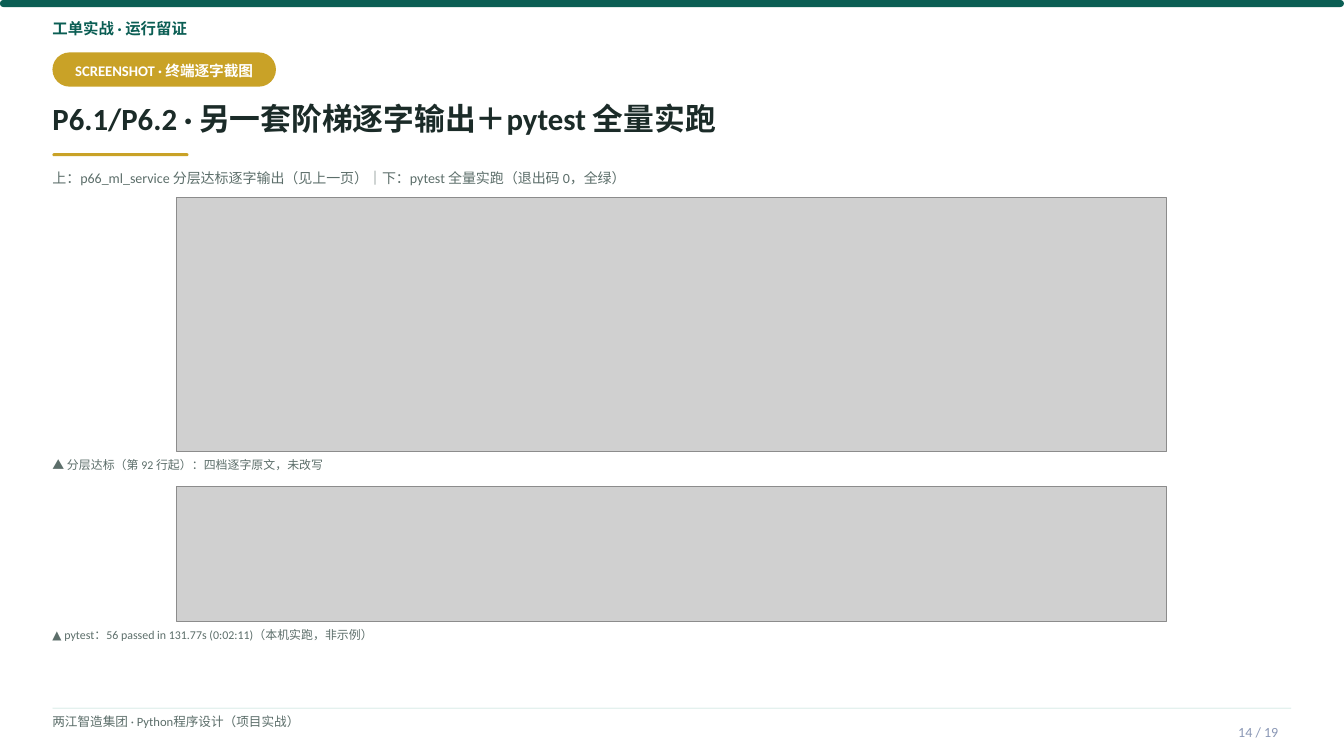
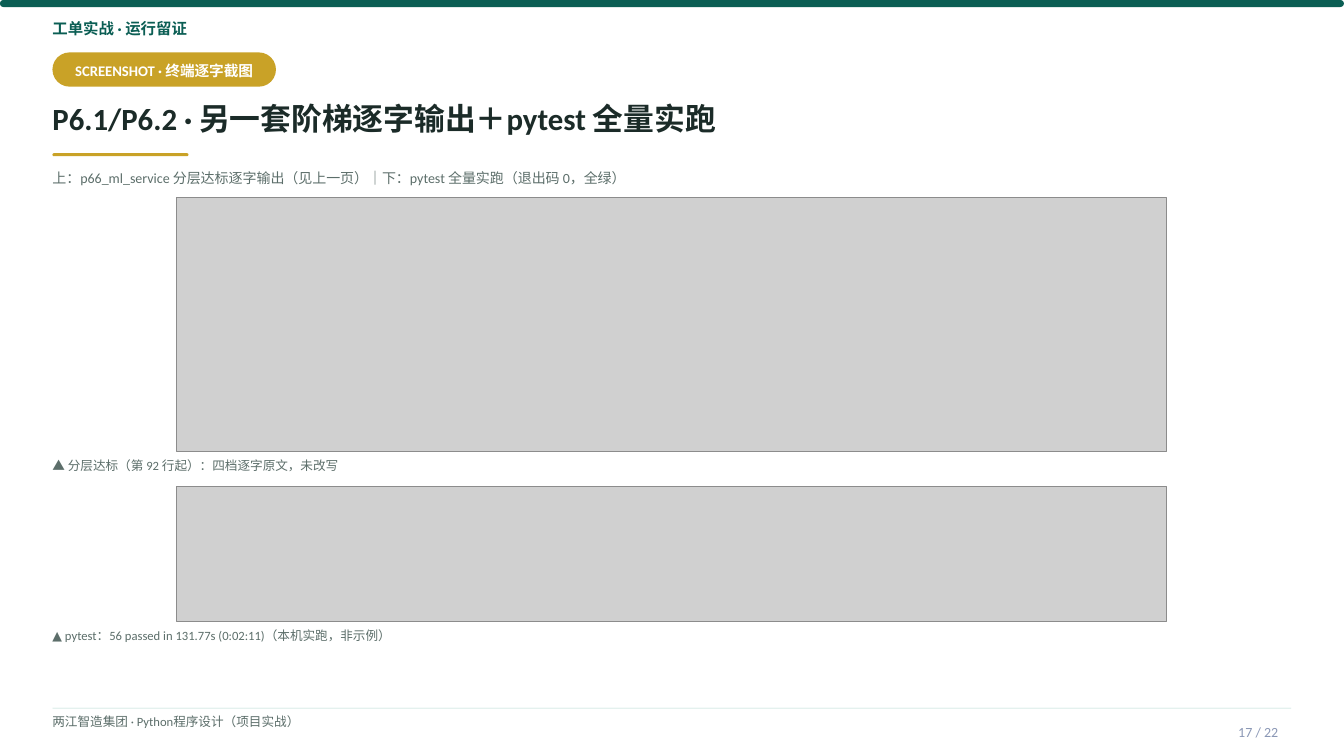
Before and after one commit to tianqiongenze/ai-course-teaching-resources, a slide deck: slide 17 of 03-Python程序设计-项目实战/V2授课PPT/W08-第16次课-把模型部署到产线边缘.pptx (slide 14 before the commit). Drawn at 1344x756 pixels with LibreOffice and Linux fonts; fonts in the diff are those of the drawing; grey boxes stand for pictures. Boxes give left, top, right and bottom in pixels: in the first picture for what was removed or moved away, otherwise in the second. Text is boxed around its words. In the diff, an @@ line names an element or a change of style, - is before the commit and + after.

Commit message:
feat(101): 100号报告P1/P2/P3优化方案全量执行
- P1-1: 32个精简deck注入知识速览卡+下次课预告(+64页, 逐字摘自同周完整deck)
- P1-2: 01课8个deck补重难点导航(+16页)
- P1-3: 9个高负荷页拆分(动态切点v2, 档位完整性断言0异常)
- P2: 正文<9pt升9pt(663 run, 0回退) + 冗余后缀裁剪
- P3: gate101五道门禁上线(语法/重症溢出/高负荷/乱码/check99), 终态全绿

```diff
--- a/03-Python程序设计-项目实战/V2授课PPT/W08-第16次课-把模型部署到产线边缘.pptx
+++ b/03-Python程序设计-项目实战/V2授课PPT/W08-第16次课-把模型部署到产线边缘.pptx
@@ text "▲ 分层达标（第 92 行起）：四档逐字原文，未改写" at bbox=[68, 459, 338, 471]: size 8.5 to 9 pt @@
@@ text "▲ pytest：56 passed in 131.77s ..." at bbox=[65, 630, 390, 642]: size 8.5 to 9 pt @@
@@ text at bbox=[1238, 728, 1278, 737]: text changed @@
-14 / 19
+17 / 22
```
Also in this commit, not shown: 12 other slides changed, 3 slides added, 48 other files.
